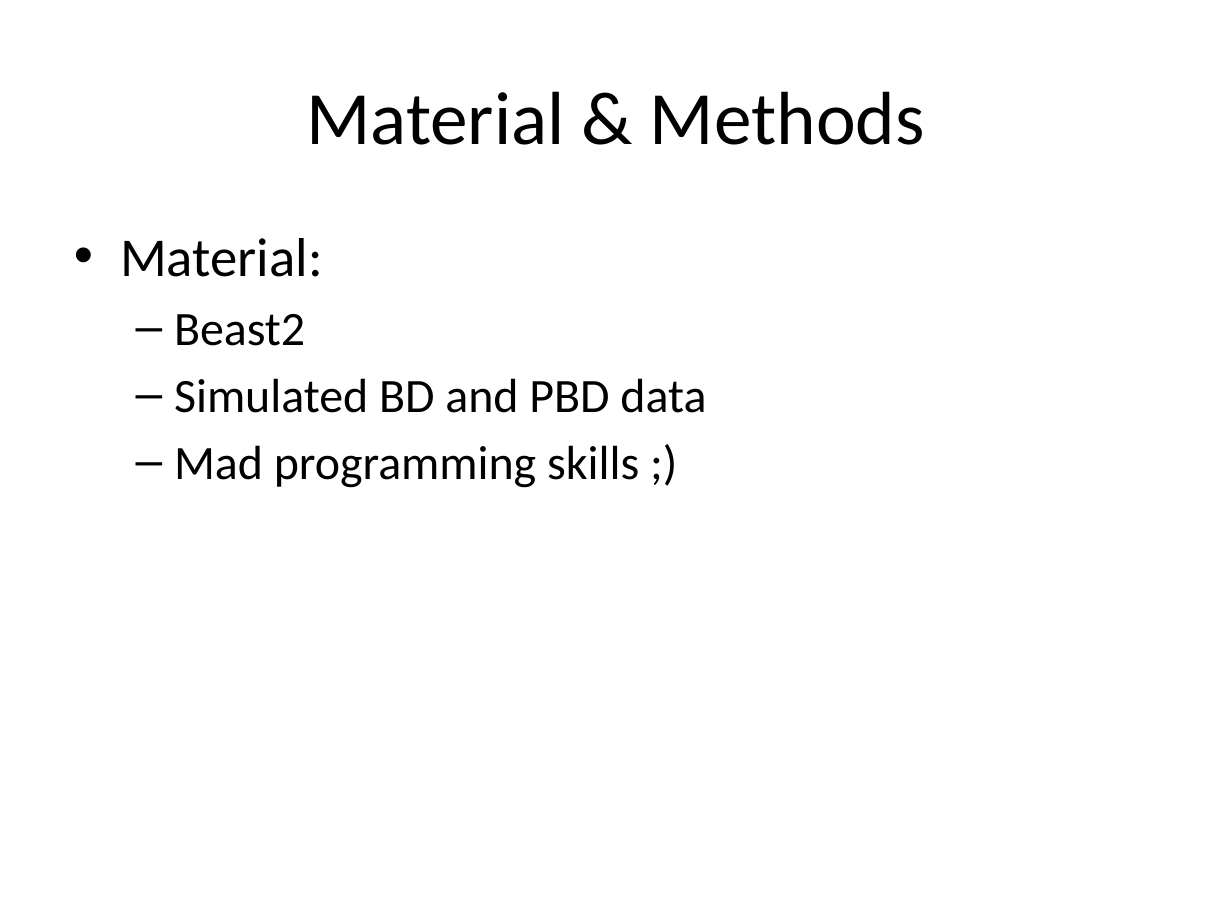
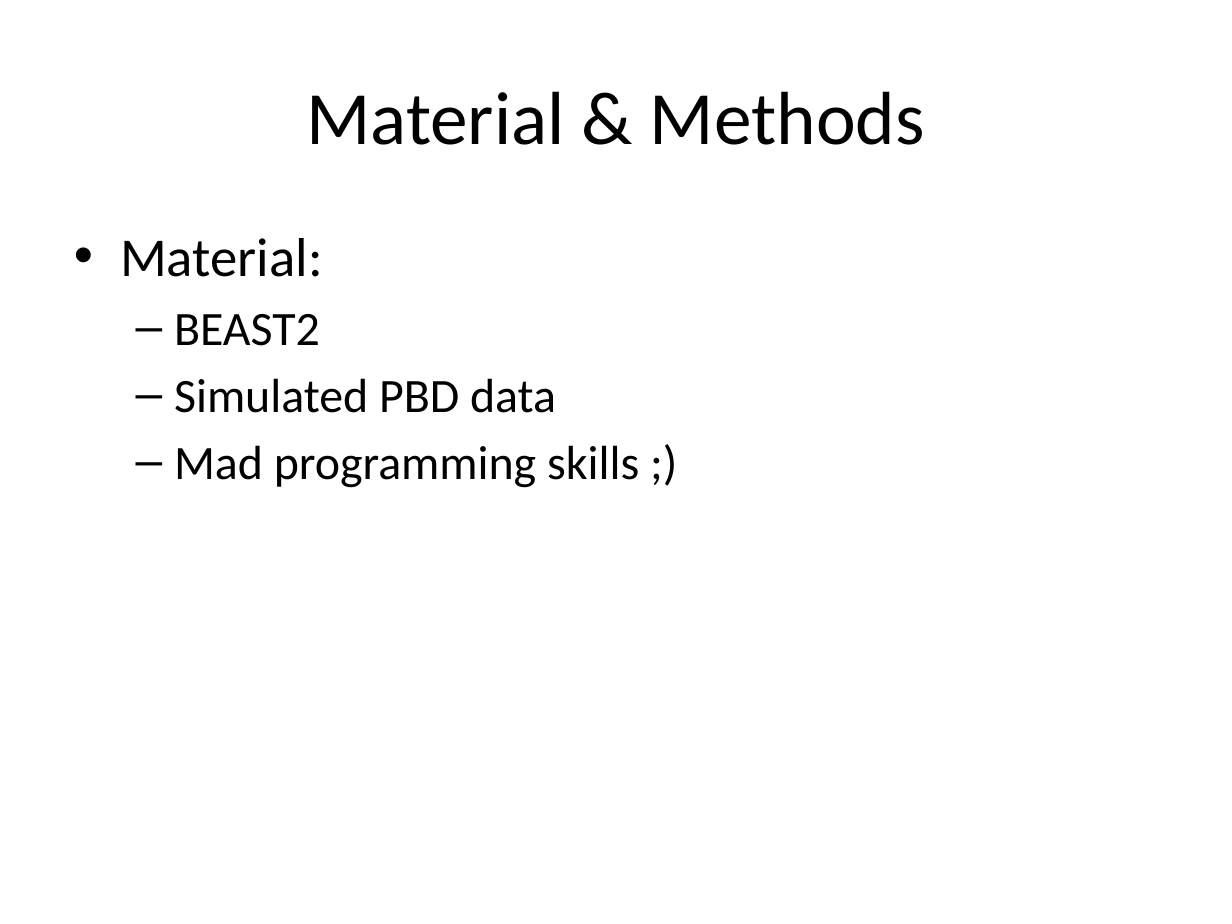
Before and after one commit to richelbilderbeek/Cer2016, a slide deck: slide 6 of doc/Cer2016_Femke Thon & Jolien Gay_V1.0.pptx. Drawn at 1232x924 pixels with LibreOffice and Linux fonts; fonts in the diff are those of the drawing. Boxes give left, top, right and bottom in pixels: in the first picture for what was removed or moved away, otherwise in the second. Text is boxed around its words. In the diff, an @@ line names an element or a change of style, - is before the commit and + after.

```diff
--- a/doc/Cer2016_Femke Thon & Jolien Gay_V1.0.pptx
+++ b/doc/Cer2016_Femke Thon & Jolien Gay_V1.0.pptx
@@ text at bbox=[174, 314, 556, 413]: text changed @@
-  – Beast2
-  – Simulated BD and PBD data
+  – BEAST2
+  – Simulated PBD data
```
Also in this commit, not shown: 3 other slides changed, 5 slides added, 1 slide removed, 1 other file.
